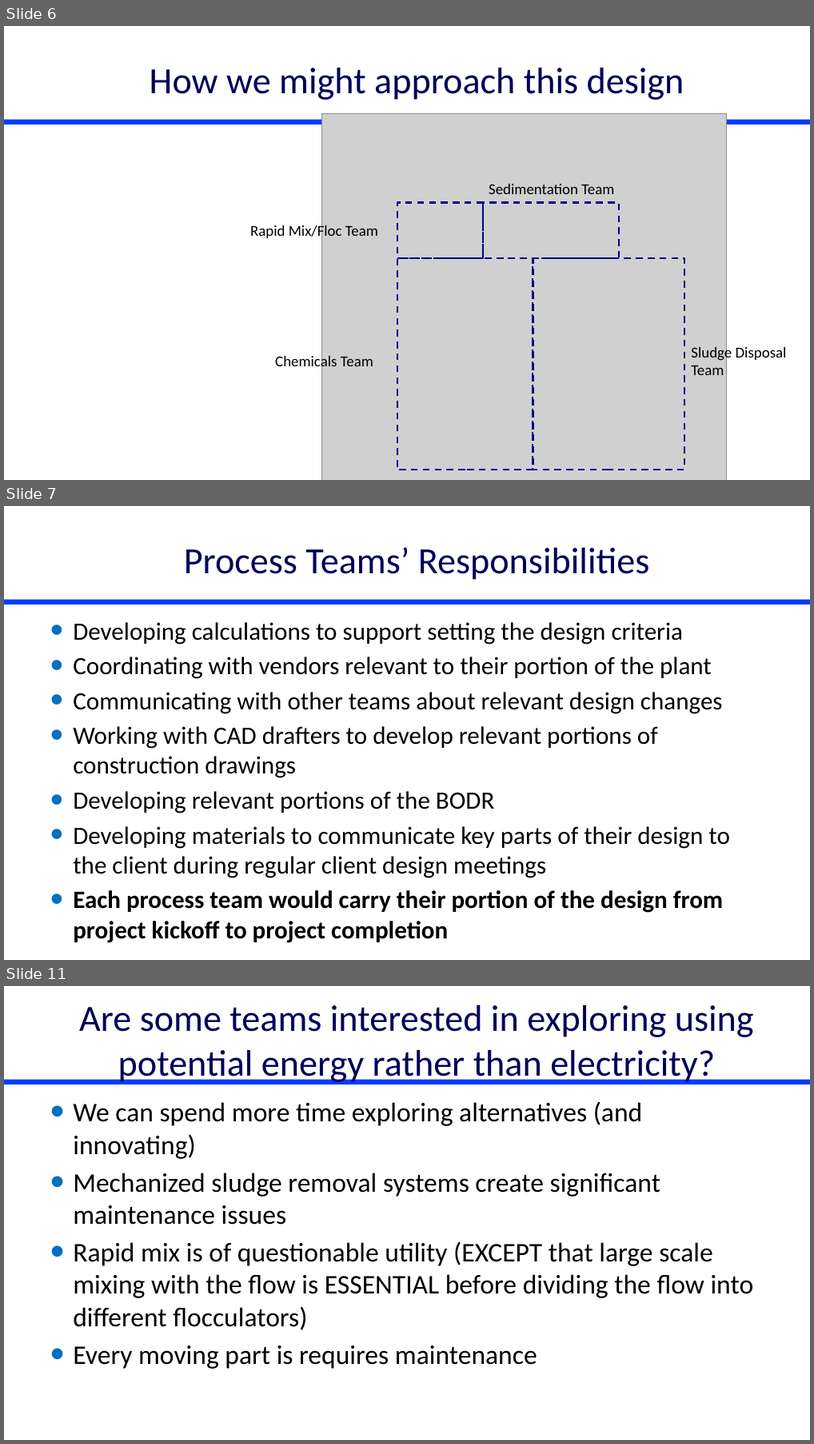
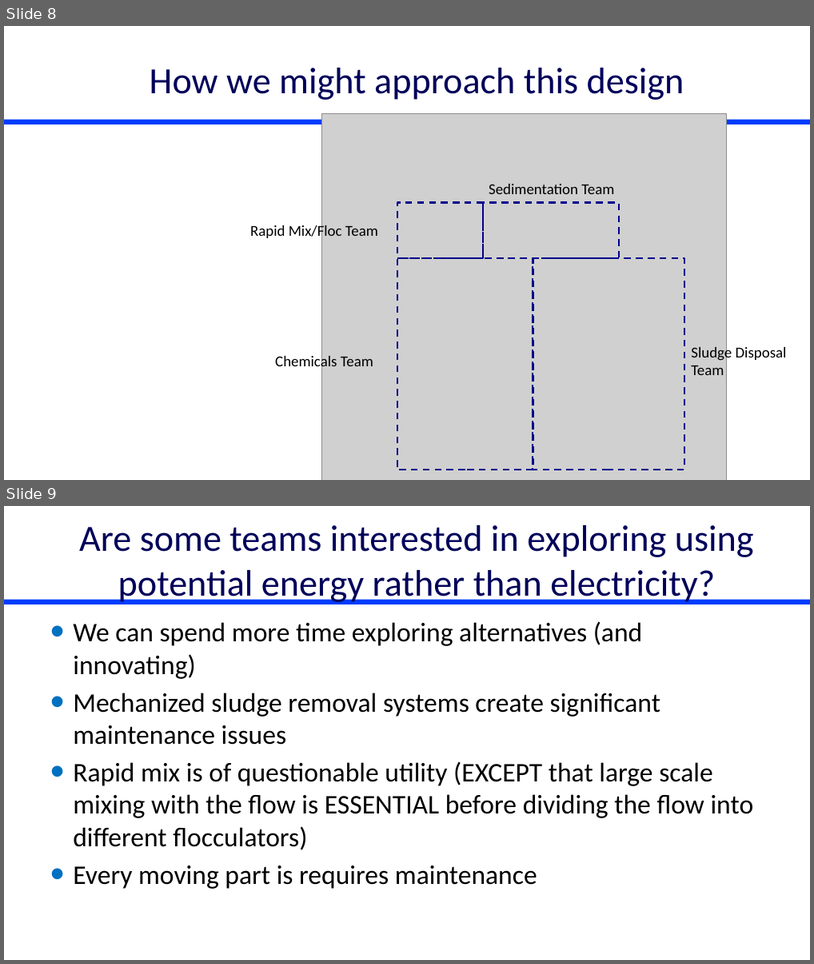
Before and after one commit to monroews/CEE4590, a slide deck: Lectures/Project Introduction.pptx. Shown one above the other, each under a label of ours: slides 6, 7 and 11 before the commit, slides 8 and 9 after it; the slides between them are not shown. The pictures are 814x1444 and 814x964 pixels, drawn with LibreOffice and Linux fonts; fonts in the diff are those of the drawing; grey boxes stand for pictures. Boxes give left, top, right and bottom in pixels: in the first picture for what was removed or moved away, otherwise in the second. Text is boxed around its words. In the diff, an @@ line names an element or a change of style, - is before the commit and + after.

```diff
--- a/Lectures/Project Introduction.pptx
+++ b/Lectures/Project Introduction.pptx
@@ slide 7 removed at (4, 506, 810, 960), background #FFFFFF; not listed: 1 template element that a slide beside it also shows @@
@@ title removed at (184, 547, 650, 580) @@
-Process Teams’ Responsibilities
@@ text removed at (73, 622, 730, 912) @@
-• Developing calculations to support setting the design criteria
-• Coordinating with vendors relevant to their portion of the plant
-• Communicating with other teams about relevant design changes
-• Working with CAD drafters to develop relevant portions of construction drawings
-• Developing relevant portions of the BODR
-• Developing materials to communicate key parts of their design to the client during regular client design meetings
-• Each process team would carry their portion of the design from project kickoff to project completion
@@ what was slide 6 is now slide 8 @@
@@ what was slide 11 is now slide 9 @@
```
Also in this commit, not shown: 2 slides changed, 1 other slide removed, 1 other file.
